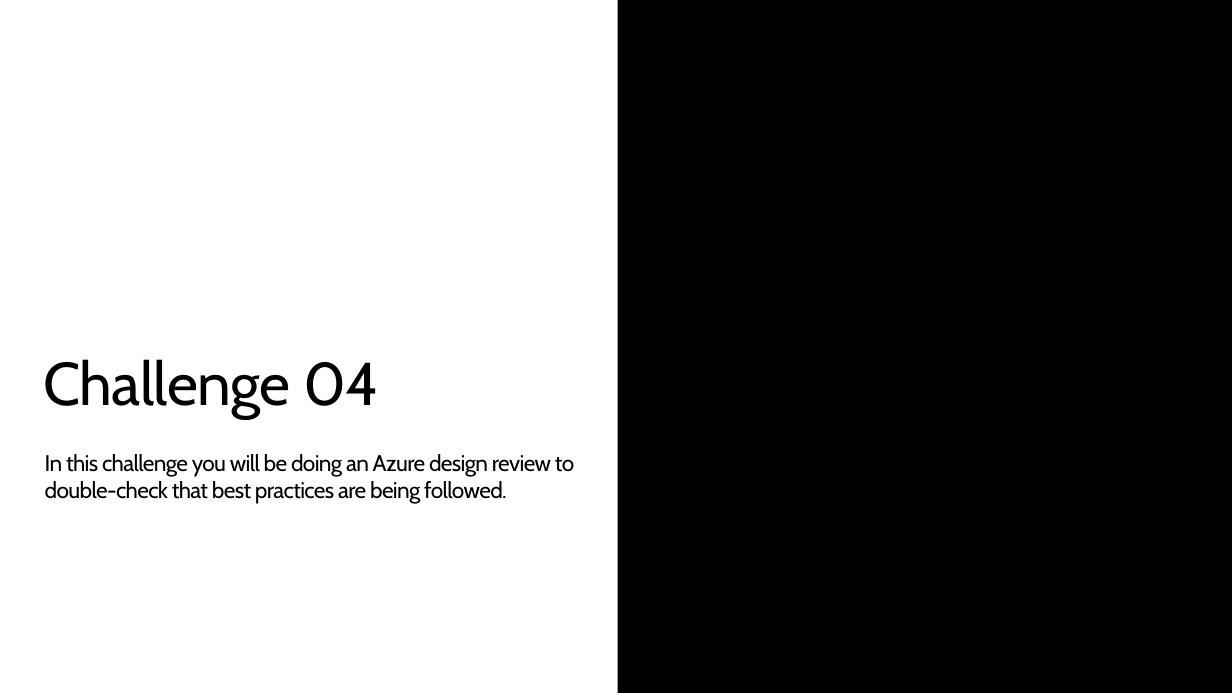
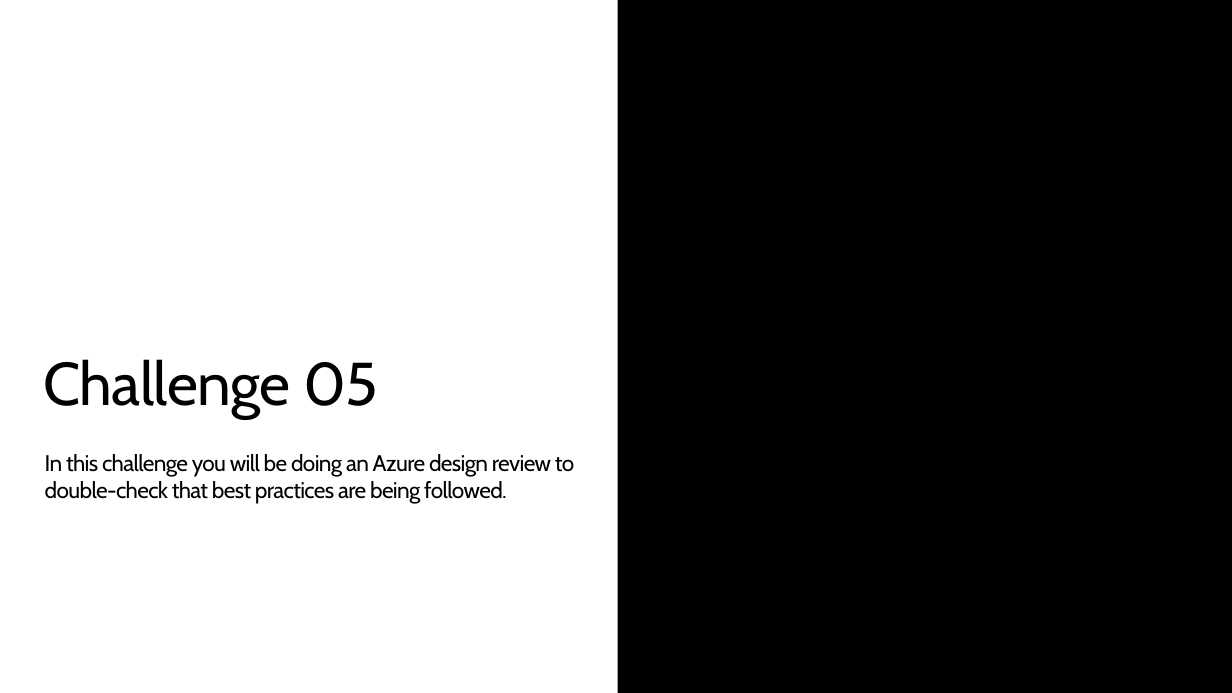
Before and after one commit to jonathan-vella/what-the-caf, a slide deck: slide 9 of learning_path_modules/04_ALZ_Accelerator/00_ALZ_Accelerator_Agenda.pptx (slide 8 before the commit). Drawn at 1232x693 pixels with LibreOffice and Linux fonts; fonts in the diff are those of the drawing; background and template pictures are left out. Boxes give left, top, right and bottom in pixels: in the first picture for what was removed or moved away, otherwise in the second. Text is boxed around its words. In the diff, an @@ line names an element or a change of style, - is before the commit and + after.

```diff
--- a/learning_path_modules/04_ALZ_Accelerator/00_ALZ_Accelerator_Agenda.pptx
+++ b/learning_path_modules/04_ALZ_Accelerator/00_ALZ_Accelerator_Agenda.pptx
@@ title at <box>43,359,378,419</box>: text changed @@
-Challenge 04
+Challenge 05
```
Also in this commit, not shown: 4 other slides changed, 4 slides added, 2 slides removed, 8 other files.
